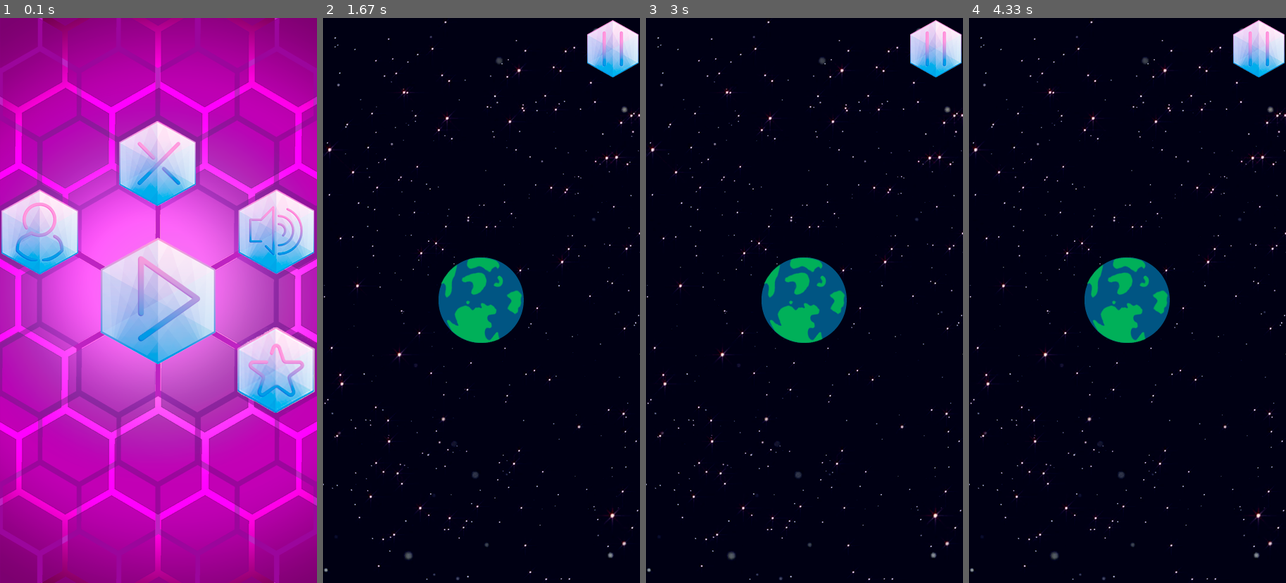
Above: before the commit, frames 1-4 (left to right).
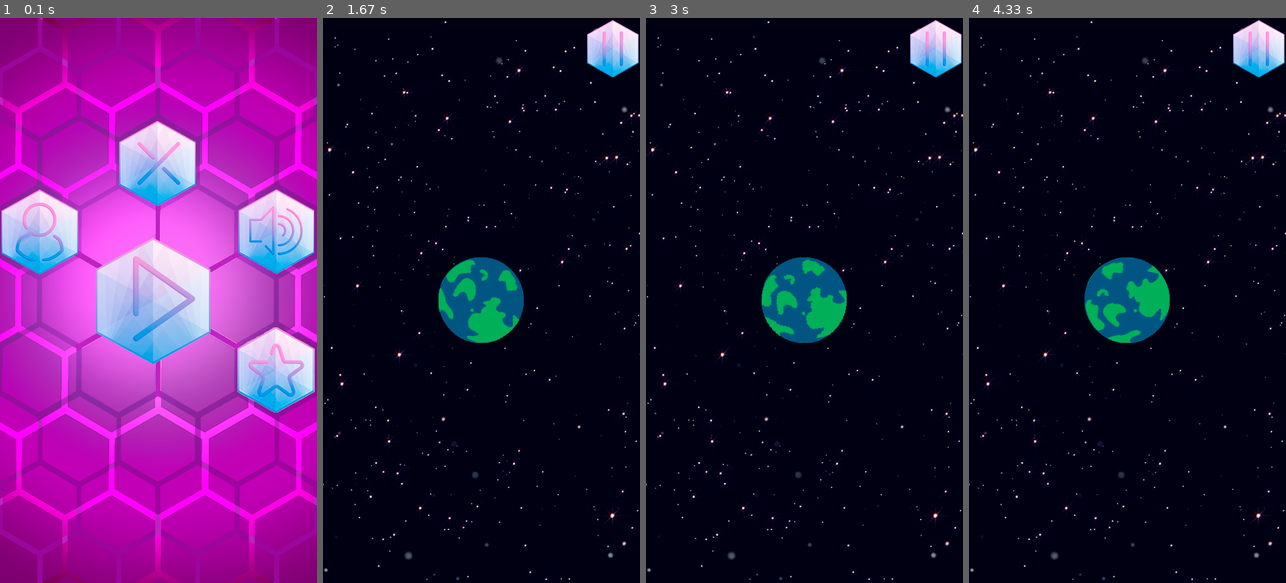
Above: after the commit, the same moments.

Repository: DualStream799/Hexon
Game: pygame game, started from Hexon_MainFile.py
The game is run twice, just before and just after one commit, with the same random seed, the same clock (stepped at 60 frames per second) and the same inputs.
Inputs (mouse positions are in pixels of both pictures, inside the frame that each line leads up to):
- Up to frame 1 (0.1 s): no input
- Up to frame 2 (1.67 s): click (478, 300) at 0.38 s
- Up to frame 3 (3 s): no input
- Up to frame 4 (4.33 s): no input

The runs differ from the first frame. In frame 1, 2.1% of the frame differs, in the area x 30-68%, y 38-62%; in frame 2, 1.8%; in frame 3, 1.9%; in frame 4, 1.8%.

Commit message:
New images added, planet sprite rotating correctly, planetary trajectory simulations used to calculate Barrier complete

Diff:
--- a/Hexon_MainFile.py
+++ b/Hexon_MainFile.py
@@ -84,6 +84,8 @@
 but_pressed = pygame.image.load(r'.\Images\Buttons\Small\hex_but_press_all.png')
 but_pressed_big = pygame.image.load(r'.\Images\Buttons\Small\hex_but_press_play.png')
 but_play = pygame.image.load(r'.\Images\Buttons\Small\hex_but_play.png')
+but_play_base = pygame.image.load(r'.\Images\Buttons\Small\hex_but_play_base.png')
+
 # but_back_left = pygame.image.load(r'.\Images\Buttons\hex_but_back_left.png')
 but_back_right = pygame.image.load(r'.\Images\Buttons\hex_but_back_right.png')
 but_close = pygame.image.load(r'.\Images\Buttons\Small\hex_but_close_small.png')
@@ -115,7 +117,7 @@
 # ----------------------------------- POSITIONS ------------------------------------------------ #
 
 # Buttons:
-but_play_pos = [[int((display_height - 165)/2), int((display_width - 180)/2)], [int((display_height + 165)/2), int((display_width + 180)/2)]]
+but_play_pos = [[int((display_height - 180)/2), int((display_width - 180)/2)], [int((display_height + 165)/2), int((display_width + 180)/2)]]
 but_close_pos = [[169, 146], [169 + 109, 146 + 120]]
 but_volon_pos = [[338, 243], [338 + 106, 243 + 122]]
 but_voloff_pos = [[338, 243], [338 + 106, 243 + 122]]
@@ -131,6 +133,10 @@
 
 # Planets:
 planet_pos = [[int((display_height - 121)/2), int((display_width - 121)/2)], [int((display_height + 121)/2), int((display_width + 121)/2)]]
+
+# -------------------------------- ROTATION SPEED ------------------------------------------------ #
+
+planet_speed = 1
 
 # ------------------------------- OBJECTS CLASSES --------------------------------------------- #
 
@@ -201,22 +207,34 @@
 class PlayerTwo:
 	pass
 
+# ----------------------------- SECONDARY FUNCTIONS -------------------------------------------- #
+
+# Rotate image in fixed center
+def image_rotation_centered(image, angle):
+    orig_rect = image.get_rect()
+    rot_image = pygame.transform.rotate(image, angle)
+    rot_rect = orig_rect.copy()
+    rot_rect.center = rot_image.get_rect().center
+    rot_image = rot_image.subsurface(rot_rect).copy()
+    return rot_image
+
+
 # ------------------------------- MENUS FUNCTIONS ---------------------------------------------- #
 # Main loop
 def HomePage():
+	# Loading all pre set configurations:
+	Volume_on = True
 	# Loop Controler:
 	home_runner = True
 	# Main Loop:
 	while home_runner:
-		# Loading all pre set configurations:
-		Volume_on = True
 		# Loading Home Page (showing all the elements which compose the menu):
 		screen.blit(home_page_purple, (0, 0))
 		screen.blit(but_close, (but_close_pos[0][0], but_close_pos[0][1]))
-		screen.blit(but_play, (but_play_pos[0][0], but_play_pos[0][1]))
 		screen.blit(but_volon, (but_volon_pos[0][0], but_volon_pos[0][1]))
 		screen.blit(but_profile, (but_profile_pos[0][0], but_profile_pos[0][1]))
 		screen.blit(but_star, (but_star_pos[0][0], but_star_pos[0][1]))
+		screen.blit(but_play, (but_play_pos[0][0], but_play_pos[0][1]))
 
 		# screen.blit(but_config, (but_config_pos[0][0], but_config_pos[0][1]))
 		# screen.blit(but_contact, (but_contact_pos[0][0], but_contact_pos[0][1]))
@@ -245,15 +263,17 @@
 					GamePage()
 
 				# VOLUME ON BUTTON Clicked:
-				if (mouse_pos_x in range(but_volon_pos[0][0], but_volon_pos[1][0])) and (mouse_pos_y in range(but_volon_pos[0][1], but_volon_pos[1][1])):
+				if (mouse_pos_x in range(but_volon_pos[0][0], but_volon_pos[1][0])) and (mouse_pos_y in range(but_volon_pos[0][1], but_volon_pos[1][1])) and Volume_on == True:
 					screen.blit(but_pressed, (but_volon_pos[0][0], but_volon_pos[0][1]))
 					screen.blit(but_voloff, (but_voloff_pos[0][0], but_voloff_pos[0][1]))
+					Volume_on = False
 					print("VolOn Clicked")
 
 				# VOLUME OFF BUTTON Clicked:
-				if (mouse_pos_x in range(but_voloff_pos[0][0], but_voloff_pos[1][0])) and (mouse_pos_y in range(but_voloff_pos[0][1], but_voloff_pos[1][1])):
+				if (mouse_pos_x in range(but_voloff_pos[0][0], but_voloff_pos[1][0])) and (mouse_pos_y in range(but_voloff_pos[0][1], but_voloff_pos[1][1])) and Volume_on == False:
 					screen.blit(but_pressed, (but_voloff_pos[0][0], but_voloff_pos[0][1]))
 					screen.blit(but_volon, (but_voloff_pos[0][0], but_voloff_pos[0][1]))
+					Volume_on = True
 					print("VolOff Clicked")
 
 				# PROFILE BUTTON Clicked:
@@ -265,6 +285,7 @@
 		pygame.display.update()
 		# Frame Rate Update (current rate: 60fps):
 		clock.tick(60)
+
 
 def PausePage():
 	# Loop Controler:
@@ -304,7 +325,7 @@
 		# Frame Rate Update (current rate: 60fps):
 		clock.tick(60)
 
-def RightPage():
+def ProfilePage():
 	pass
 
 
@@ -315,14 +336,15 @@
 def GamePage():
 	# Loop Controler:
 	game_runner = True
+	planet_angle = 0
 	# Game Loop
 	while game_runner:
-		angle = 15
-		image_alpha = 0
 		# Loading Home Page (showing all the elements which compose the menu):
+		rotating_planet = image_rotation_centered(planet_original, planet_angle)
 		screen.blit(game_space, (0, 0))
 		screen.blit(but_pause, (but_pause_pos[0][0], but_pause_pos[0][1]))
 		screen.blit(planet_original, (planet_pos[0][0], planet_pos[0][1]))
+		screen.blit(rotating_planet, (planet_pos[0][0], planet_pos[0][1]))
 		# screen.blit(loading_page, (0, 0))
 		# time.sleep(10)
 		# Screen Commands:
@@ -356,7 +378,10 @@
 		pygame.display.update()
 		# Frame Rate Update (current rate: 60fps):
 		clock.tick(60)
-
+		if planet_angle >= 360:
+			planet_angle = 0
+		else:
+			planet_angle += 0.5
 
 
 def GameEnd():
--- /dev/null
+++ b/circular_equation_generator.py
@@ -0,0 +1,23 @@
+diam_terra = 12.7562#10^6m
+r_terra = diam_terra/2
+alt_max = 0.353 #10^6m
+alt_min = 0.340 #10^6m
+a = r_terra + alt_max
+b = r_terra + alt_min
+a0 = [-a]
+step = 0.001
+time = np.arange(-a-step, a+step, step)
+
+
+def planetary orbit(time, a, b):
+
+	elip_list_pos = []
+	elip_list_neg = []
+
+	for x in time:
+	    y_pos = b*((1 - (x**2/a**2))**(1/2))
+	    y_neg = -y_pos
+	    elip_list_pos.append(y_pos)
+	    elip_list_neg.append(y_neg)
+
+	    return [elip_list_pos, elip_list_neg]
--- /dev/null
+++ b/orbital_trajectory.py
@@ -0,0 +1,66 @@
+import matplotlib.pyplot as plt
+from scipy.integrate import odeint
+import numpy as np
+import math
+import json
+# Unidades Astronômicas para conversão
+UA = 149597870700 # m
+P = 3.156*10**7   # s
+# Distâncias Periélio
+dist_sun_merc = 46001200000/UA # UA
+dist_sun_ven = 107476000000/UA  # UA
+dist_sun_ear = 147098290000/UA  # UA
+dist_sun_mars = 227900000000/UA # UA
+dist_sun_jup = 778500000000/UA  # UA
+dist_sun_sat = 1353572956000/UA # UA
+dist_sun_ur = 2748938461000/UA  # UA
+dist_sun_net = 4452940833000/UA # UA
+# Velocidades Orbitais
+Vorb_merc = 47.362*10**3/UA*P  # ano/UA
+Vorb_ven = 35.02*10**3/UA*P    # ano/UA
+Vorb_ear = 29.78*10**3/UA*P    # ano/UA
+Vorb_mars = 24.077*10**3/UA*P  # ano/UA
+Vorb_jup = 13.07*10**3/UA*P    # ano/UA
+Vorb_sat = 9.69*10**3/UA*P     # ano/UA
+Vorb_ur = 6.81*10**3/UA*P      # ano/UA
+Vorb_net = 5.43*10**3/UA*P     # ano/UA
+# Condições iniciais [x0, y0, Vx0, Vy0]
+val_merc = [dist_sun_merc, 0, 0, Vorb_merc]
+val_ven = [dist_sun_ven, 0, 0, Vorb_ven]
+val_ear = [dist_sun_ear, 0, 0, Vorb_ear]
+val_mars = [dist_sun_mars, 0, 0, Vorb_mars]
+val_jup = [dist_sun_jup, 0, 0, Vorb_jup]
+val_sat = [dist_sun_sat, 0, 0, Vorb_sat]
+val_ur = [dist_sun_ur, 0, 0, Vorb_ur]
+val_net = [dist_sun_net, 0, 0, Vorb_net]
+# Equações difereniais
+def EqDif(val_init, t):
+    # Valores iniciais:
+    x = val_init[0]
+    y = val_init[1]
+    Vx = val_init[2]
+    Vy = val_init[3]
+    # Derivadas:
+    dxdt = Vx
+    dydt = Vy
+    dVxdt = -4*math.pi**2*(x/(x**2 + y**2)**(3/2))
+    dVydt = -4*math.pi**2*(y/(x**2 + y**2)**(3/2))
+    return [dxdt, dydt, dVxdt, dVydt]
+# Lista tempo
+time = np.arange(0, 58, 1)
+# Integração Numérica
+solution_mercury = odeint(EqDif, val_merc, time)
+solution_venus = odeint(EqDif, val_ven, time)
+solution_earth = odeint(EqDif, val_ear, time)
+solution_mars = odeint(EqDif, val_mars, time)
+solution_jupiter = odeint(EqDif, val_jup, time)
+solution_saturn = odeint(EqDif, val_sat, time)
+solution_uranus = odeint(EqDif, val_ur, time)
+solution_net = odeint(EqDif, val_net, time)
+
+plt.scatter(117*solution_earth[:, 0], 117*solution_earth[:, 1])
+plt.grid()
+plt.show()
+
+print((list(117*solution_earth[:,0])))
+print((list(117*solution_earth[:,1])))
Binary file added: Images/Buttons/Play.png
Binary file added: Images/Buttons/Small/hex_but_play_base.png
Binary file added: Images/Buttons/Small/hex_but_play_logo.png
Binary file added: Images/Buttons/Small/hex_but_play_sqrt.png
Binary file added: Images/CircleSpriteSheet.png
Binary file added: Images/IXnVg6h.png
Not shown, changed: Images/hexon_background.psd
Not shown, changed: Images/hexon_buttons.psd
